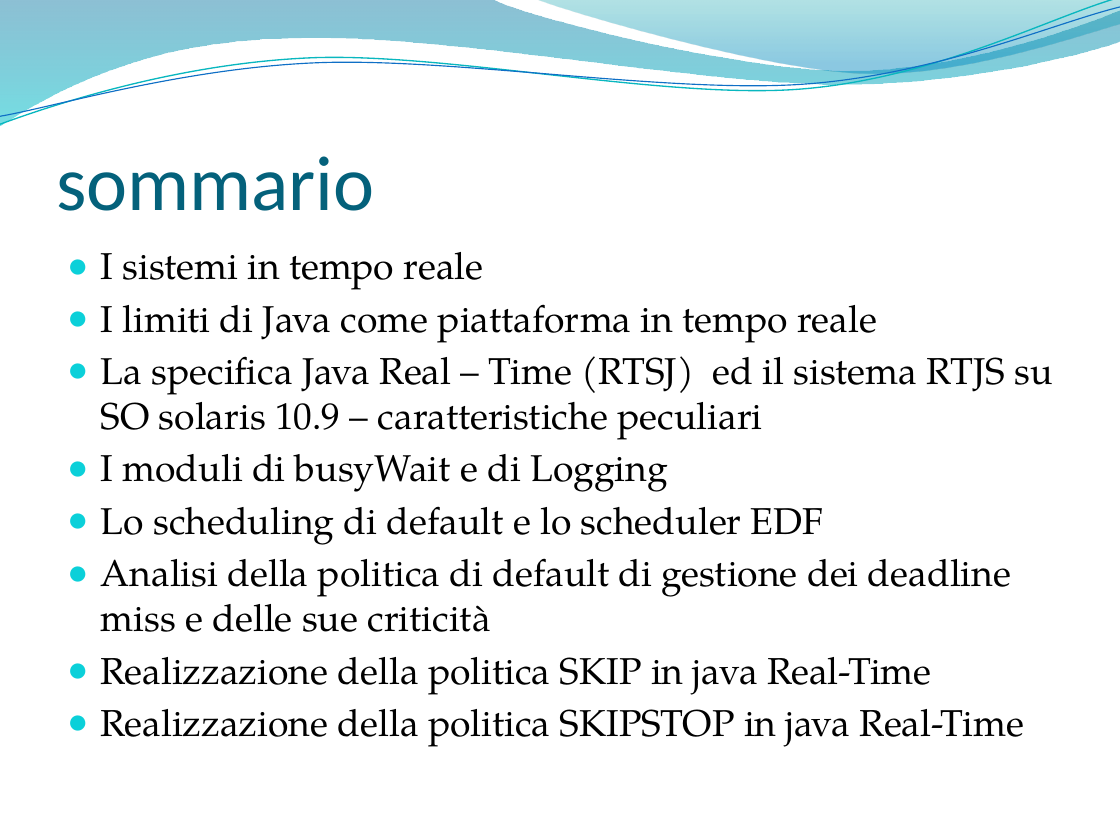
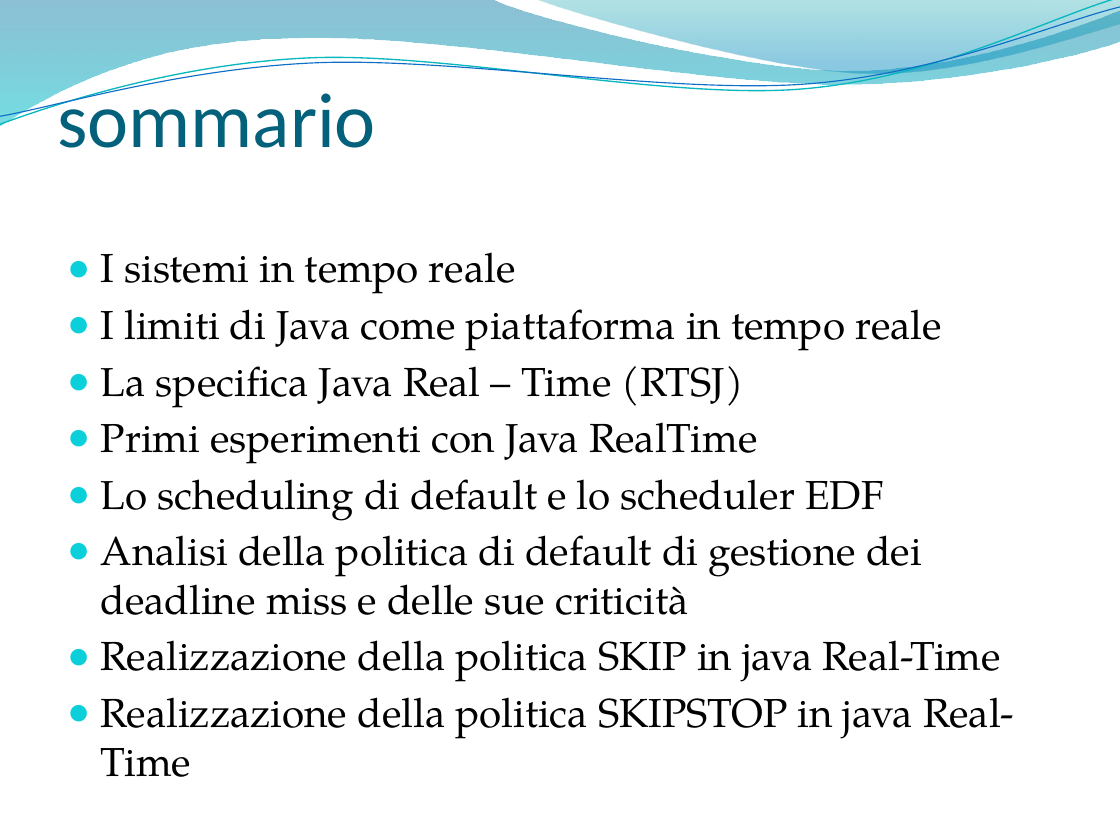
Before and after one commit to marconanni/provejavarealtime, a slide deck: slide 2 of SolarisNetBeansProjects/parti tesi/bozza presentazione.pptx. Drawn at 1120x840 pixels with LibreOffice and Linux fonts; fonts in the diff are those of the drawing; background and template pictures are left out. Boxes give left, top, right and bottom in pixels: in the first picture for what was removed or moved away, otherwise in the second. Text is boxed around its words. In the diff, an @@ line names an element or a change of style, - is before the commit and + after.

Commit message:
l'ultima versione della presentazione

```diff
--- a/SolarisNetBeansProjects/parti tesi/bozza presentazione.pptx
+++ b/SolarisNetBeansProjects/parti tesi/bozza presentazione.pptx
@@ title "sommario" rewrapped from [56, 156, 375, 211] to [57, 82, 376, 148] @@
@@ text at [101, 252, 1014, 777]: size 24.1 to 26 pt in "I sistemi in tempo reale", "I limiti di Java come piattaforma in ...", "Lo scheduling di default e lo scheduler ...", "Analisi della politica di default di gestione ..." and 2 more places @@
@@ text at [101, 366, 757, 464]: text changed; size 24.1 to 26 pt @@
-● La specifica Java Real – Time (RTSJ) ed il sistema RTJS su SO solaris 10.9 – caratteristiche peculiari
-● I moduli di busyWait e di Logging
+● La specifica Java Real – Time (RTSJ)
+● Primi esperimenti con Java RealTime
```
Also in this commit, not shown: 9 other slides changed, 16 slides added, 13 slides removed.
